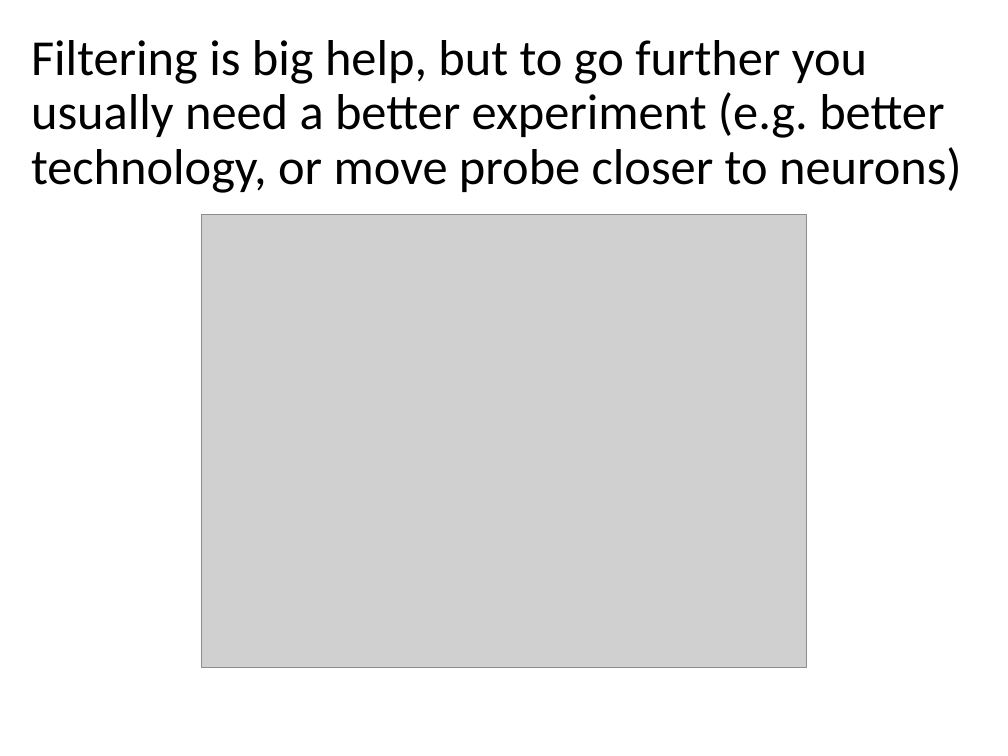
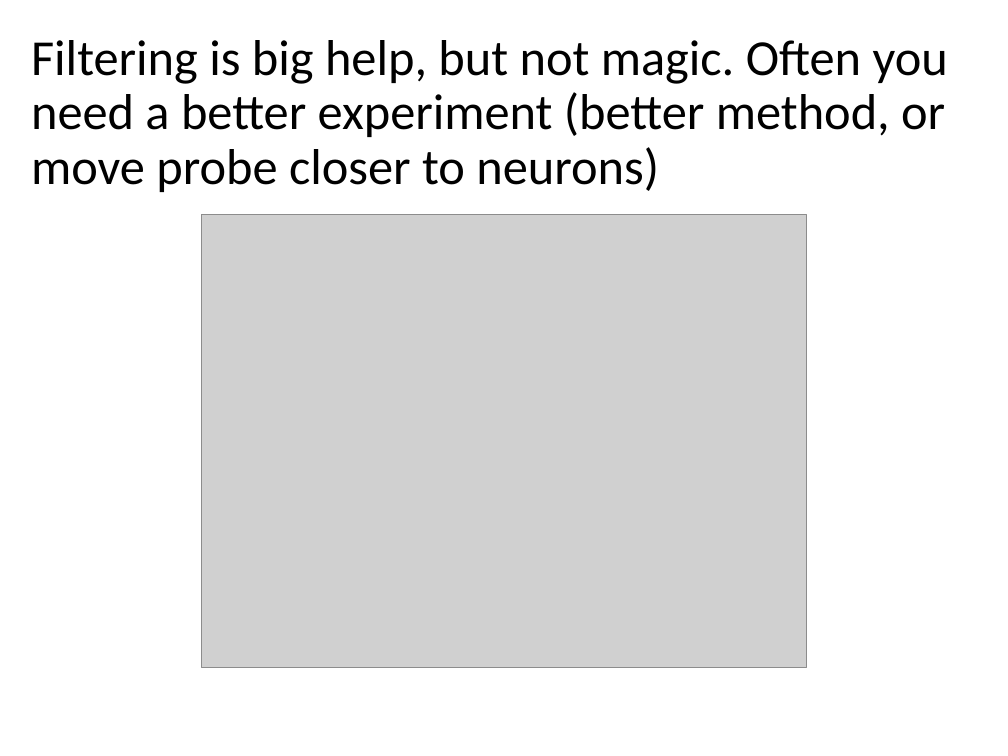
Before and after one commit to tomjhou/MathClassPythonCode, a slide deck: slide 42 of Class2/Lecture2 - Filtering.pptx (slide 38 before the commit). Drawn at 1008x756 pixels with LibreOffice and Linux fonts; fonts in the diff are those of the drawing; grey boxes stand for pictures. Boxes give left, top, right and bottom in pixels: in the first picture for what was removed or moved away, otherwise in the second. Text is boxed around its words. In the diff, an @@ line names an element or a change of style, - is before the commit and + after.

```diff
--- a/Class2/Lecture2 - Filtering.pptx
+++ b/Class2/Lecture2 - Filtering.pptx
@@ title at (31, 40, 948, 192): text changed @@
-Filtering is big help, but to go further you usually need a better experiment (e.g. better technology, or move probe closer to neurons)
+Filtering is big help, but not magic. Often you need a better experiment (better method, or move probe closer to neurons)
```
Also in this commit, not shown: 21 other slides changed, 9 slides added, 4 slides removed.
